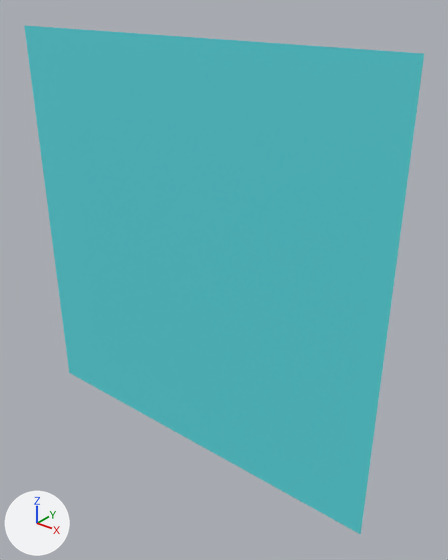
The glTF model assets/glb/model_12.glb: old version first, new version second.
Rendered twice from a camera (50 mm lens) standing at (0.177, -0.192, 0.12) and looking at (0.015, 0.009, -0.005). Every picture has the same lights, and +X, +Y and +Z are marked at lower left. The older version comes first.

Before the edit, the objects in view are built like this:
```python
mat_origami_mat_12 = principled_material('Origami_Mat_12')
mat_origami_mat_12.base_color = (0.1, 0.7, 0.75)  # cyan #59dae1
mat_origami_mat_12.roughness = 0.8
me_origami_12 = bpy.data.meshes.new('Origami_12')
me_origami_12.from_pydata(...)  # 21 vertices, 28 faces; spans x -0.1..0.1, y 0.0, z -0.1..0.1
me_origami_12.materials.append(mat_origami_mat_12)  # cyan #59dae1
ob_origami_model_12 = bpy.data.objects.new('Origami_Model_12', me_origami_12)
ob_origami_model_12.location = (0.0, 0.0, 0.0)
```
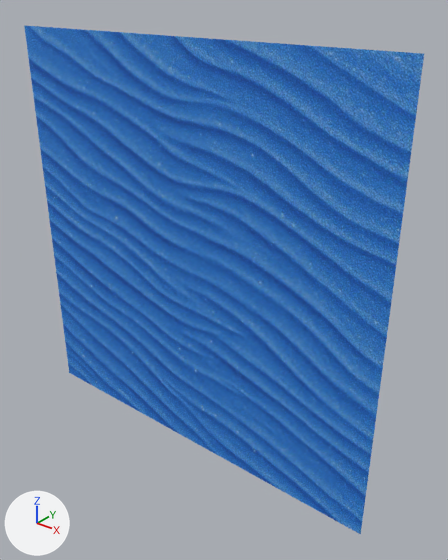
Boxes [x1, y1, x2, y2] around the edits, measured in the pictures (448 x 560 px):
'Origami_Model_12', surface changed (cyan to blue)
    both: [24, 25, 424, 534]

Edits to the bpy script that builds the scene:
```text
Add img_color_12:
    img_color_12 = load_image('color_12', '_unpacked/color_12', 1024, 1024, 'sRGB')
Change mat_origami_mat_12:
    remove mat_origami_mat_12.base_color = (0.1, 0.7, 0.75)  # cyan #59dae1
    add mat_origami_mat_12.texture = img_color_12
```
